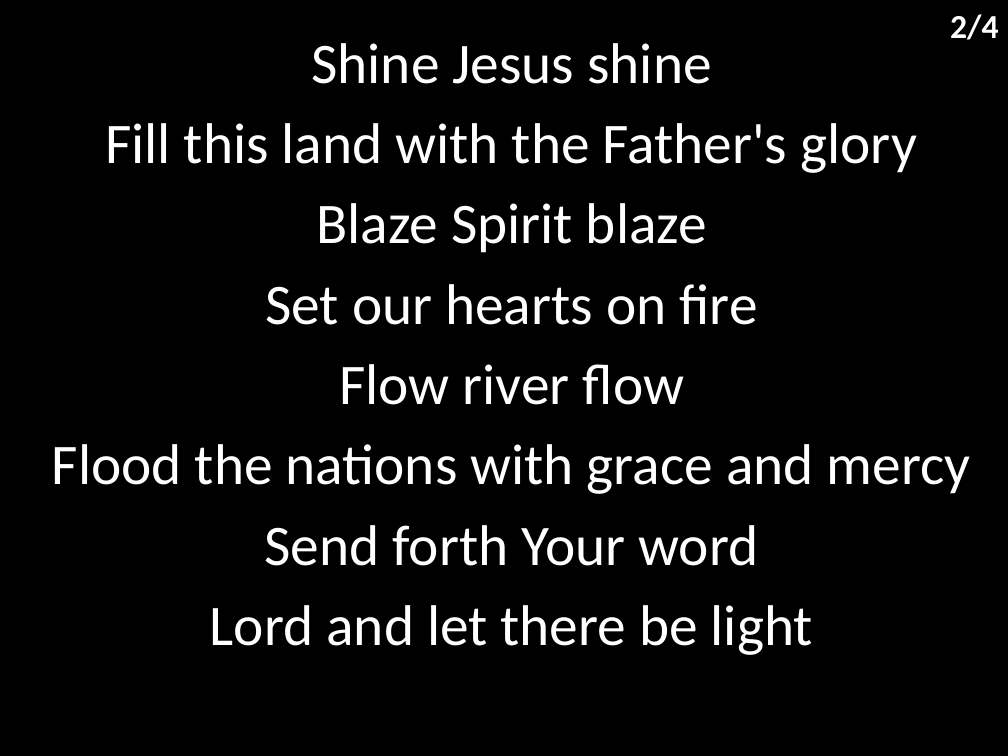
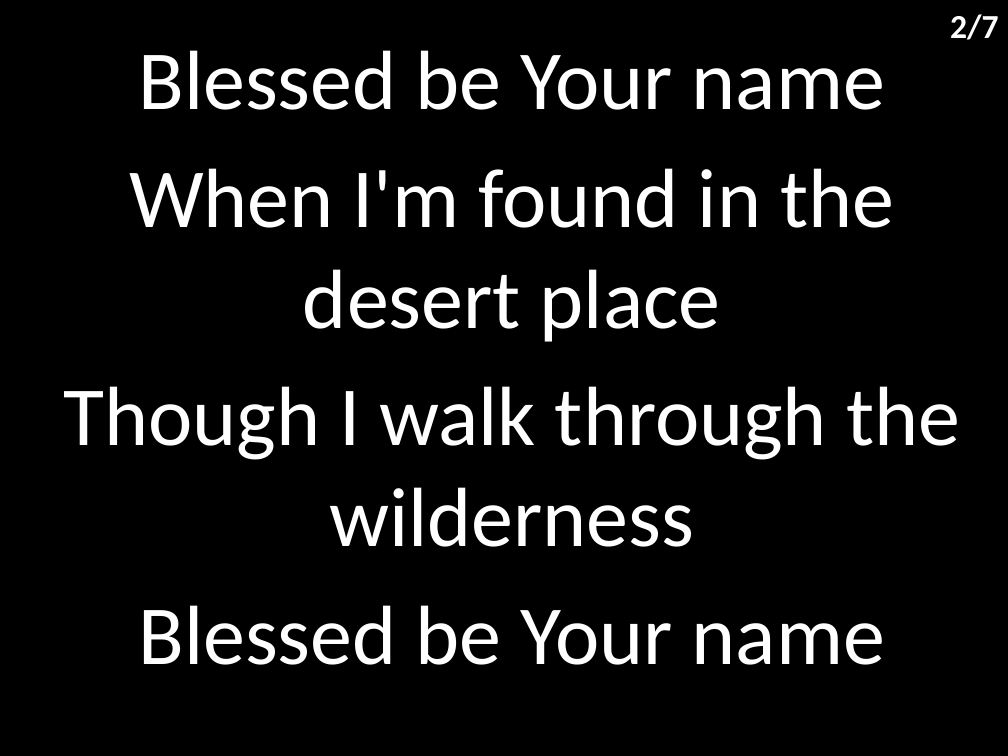
Before and after one commit to hoo-are-ya/worship, a slide deck: slide 15 of docs/songs_5-12-2021.pptx. Drawn at 1008x756 pixels with LibreOffice and Linux fonts; fonts in the diff are those of the drawing. Boxes give left, top, right and bottom in pixels: in the first picture for what was removed or moved away, otherwise in the second. Text is boxed around its words. In the diff, an @@ line names an element or a change of style, - is before the commit and + after.

```diff
--- a/docs/songs_5-12-2021.pptx
+++ b/docs/songs_5-12-2021.pptx
@@ text at box(950, 14, 998, 40): text changed @@
-2/4
+2/7
@@ subtitle at box(63, 50, 960, 665): text changed; size 41 to 60 pt @@
-Shine Jesus shine
-Fill this land with the Father's glory
-Blaze Spirit blaze
-Set our hearts on fire
-Flow river flow
-Flood the nations with grace and mercy
-Send forth Your word
-Lord and let there be light
+Blessed be Your name
+When I'm found in the desert place
+Though I walk through the wilderness
+Blessed be Your name
```
Also in this commit, not shown: 4 other slides changed, 3 slides added, 1 other file.
